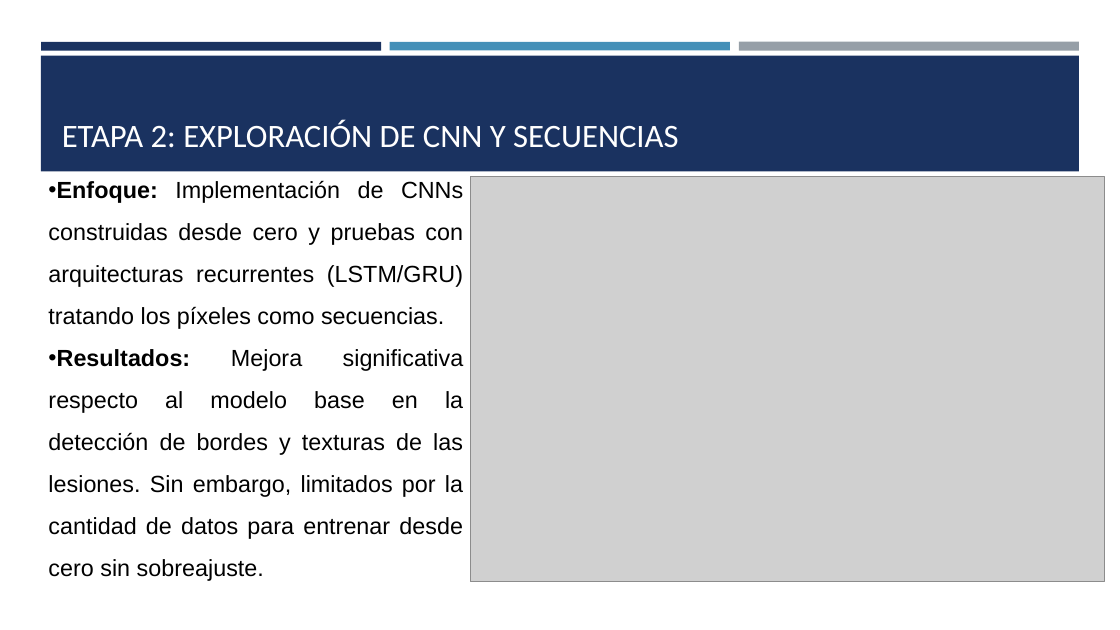
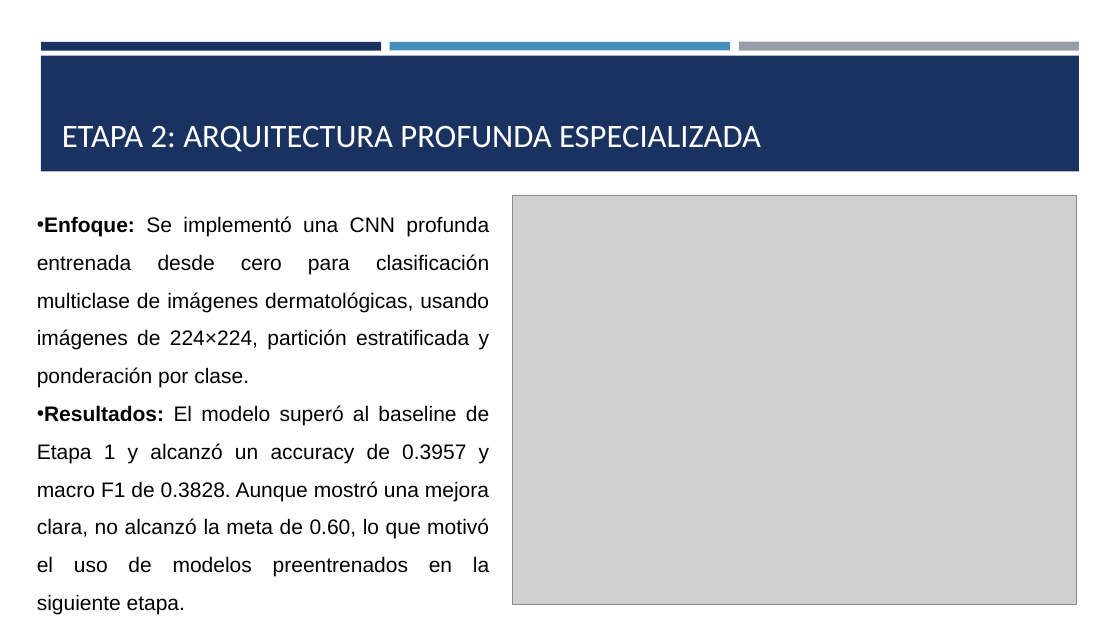
Before and after one commit to diegoaraniva/skin-diseases-dl-project, a slide deck: slide 8 of Presentación Skin Diseases.pptx. Drawn at 1120x630 pixels with LibreOffice and Linux fonts; fonts in the diff are those of the drawing; grey boxes stand for pictures. Boxes give left, top, right and bottom in pixels: in the first picture for what was removed or moved away, otherwise in the second. Text is boxed around its words. In the diff, an @@ line names an element or a change of style, - is before the commit and + after.

```diff
--- a/Presentación Skin Diseases.pptx
+++ b/Presentación Skin Diseases.pptx
@@ title at [62,125,761,152]: text changed @@
-ETAPA 2: EXPLORACIÓN DE CNN Y SECUENCIAS
+ETAPA 2: ARQUITECTURA PROFUNDA ESPECIALIZADA
@@ picture: place and size @@
-picture at [471,176,1105,582]
+picture at [513,195,1076,605]
@@ text at [37,216,489,614]: text changed; size 20 to 18 pt @@
-• Enfoque: Implementación de CNNs construidas desde cero y pruebas con arquitecturas recurrentes (LSTM/GRU) tratando los píxeles como secuencias.
-• Resultados: Mejora significativa respecto al modelo base en la detección de bordes y texturas de las lesiones. Sin embargo, limitados por la cantidad de datos para entrenar desde cero sin sobreajuste.
+• Enfoque: Se implementó una CNN profunda entrenada desde cero para clasificación multiclase de imágenes dermatológicas, usando imágenes de 224×224, partición estratificada y ponderación por clase.
+• Resultados: El modelo superó al baseline de Etapa 1 y alcanzó un accuracy de 0.3957 y macro F1 de 0.3828. Aunque mostró una mejora clara, no alcanzó la meta de 0.60, lo que motivó el uso de modelos preentrenados en la siguiente etapa.
```
Also in this commit, not shown: 5 other slides changed, 1 slide added, 1 slide removed, 2 other files.
